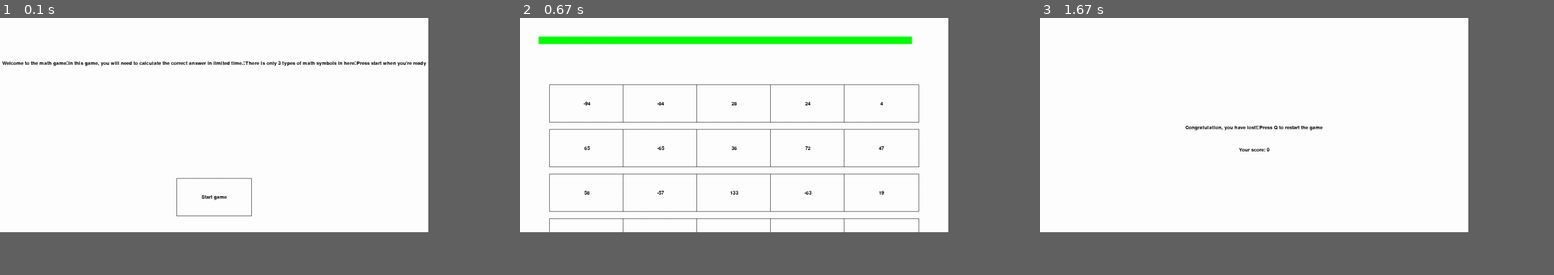
Above: before the commit, frames 1-3 (left to right).
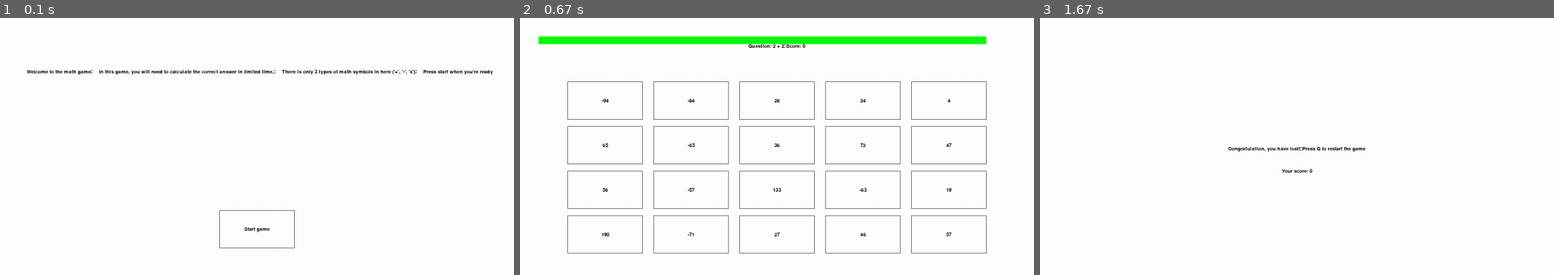
Above: after the commit, the same moments.

Repository: truongbaan/pygame-simple-math-game
Game: pygame game, started from main.py
The game is run twice, just before and just after one commit, with the same random seed, the same clock (stepped at 60 frames per second) and the same inputs.
Inputs (mouse positions are in pixels of both pictures, inside the frame that each line leads up to):
- Up to frame 1 (0.1 s): no input
- Up to frame 2 (0.67 s): tap Q at 0.33 s
- Up to frame 3 (1.67 s): click (1302, 161) at 0.72 s
The window is 750x375 before the commit and 900x450 after it. Grey fills any space a smaller window leaves; there, only what the larger window draws over its background counts as a difference.

The runs differ from the first frame. In frame 1, 2.0% of the frame differs, in the area x 0-96%, y 16-90%; in frame 2, 5.9%, in the area x 5-91%, y 7-92%; in frame 3, 0.6%.

Commit message:
Update main.py
Change all to const number in variable

Diff:
--- a/main.py
+++ b/main.py
@@ -12,13 +12,9 @@
 pygame.init()
 pygame.display.set_caption("Math game")
 
-# Get screen size
-info = pygame.display.Info()
-screen_width, screen_height = info.current_w, info.current_h
-
-# Adjust window size
-window_width = int(screen_width * 0.9)
-window_height = int(screen_height * 0.8)
+# window size
+window_width = 1382
+window_height = 691
 
 # Set up the display
 win = pygame.display.set_mode((window_width, window_height))
@@ -97,14 +93,16 @@
 
 # Create the initial question and buttons
 result, question_text = make_question()
-buttons = create_buttons(int(window_width / 14), int(screen_height / 4), button_width, button_length, 5, 4, result)
+buttons = create_buttons(int(window_width / 14), int(window_height / 4), button_width, button_length, 5, 4, result)
 
 start_button = Button( int(window_width / 2 - button_width / 2), int(window_height * 3 / 4), button_width, button_length, "Start game")
 
 def welcome_screen():
     win.fill(WHITE)
-    intro_text = "Welcome to the math game\nIn this game, you will need to calculate the correct answer in limited time.\nThere is only 3 types of math symbols in here\n"
-    intro_text += "Press start when you're ready"
+    intro_text = """    Welcome to the math game
+    In this game, you will need to calculate the correct answer in limited time.
+    There is only 3 types of math symbols in here ('+', '-', 'x')
+    Press start when you're ready"""
     intro_surface = font.render(intro_text, True, BLACK)
     win.blit(intro_surface, (int(window_width / 2 - intro_surface.get_width() / 2), int(window_height / 5)))
 
@@ -152,7 +150,7 @@
 
 def restart_question():
     result, question_text = make_question()
-    buttons = create_buttons(int(window_width / 14), int(screen_height / 4), button_width, button_length, 5, 4, result)
+    buttons = create_buttons(int(window_width / 14), int(window_height / 4), button_width, button_length, 5, 4, result)
     start_ticks = pygame.time.get_ticks()  # Reset timer
     return result, question_text, buttons, start_ticks
 
